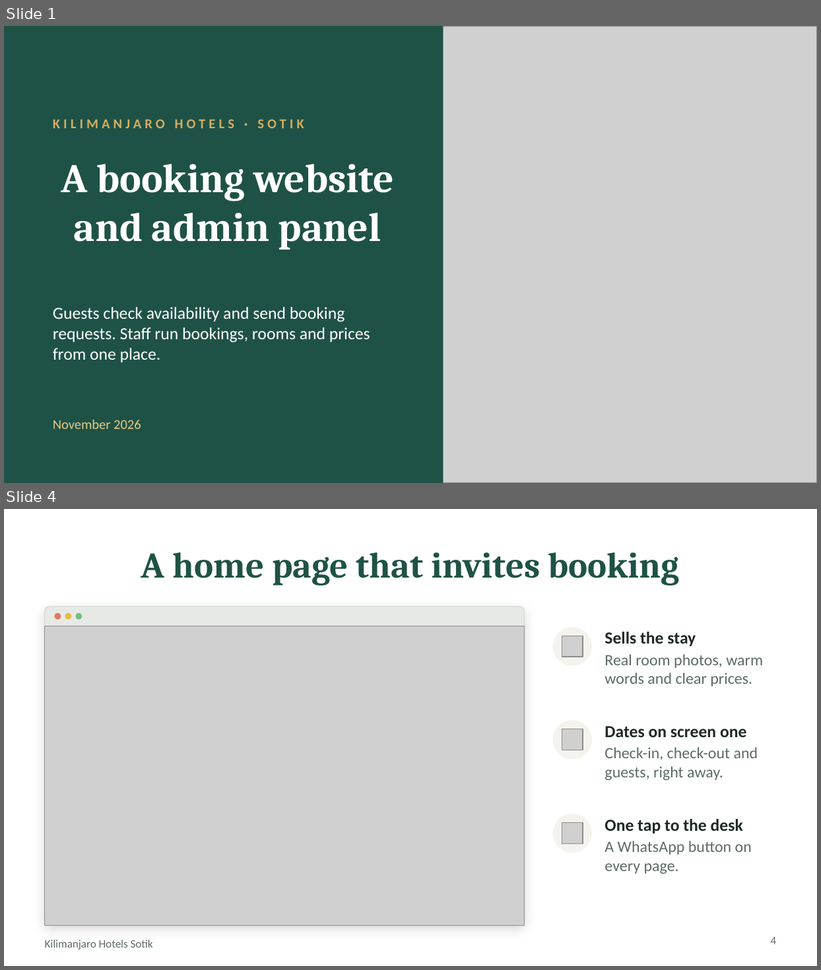
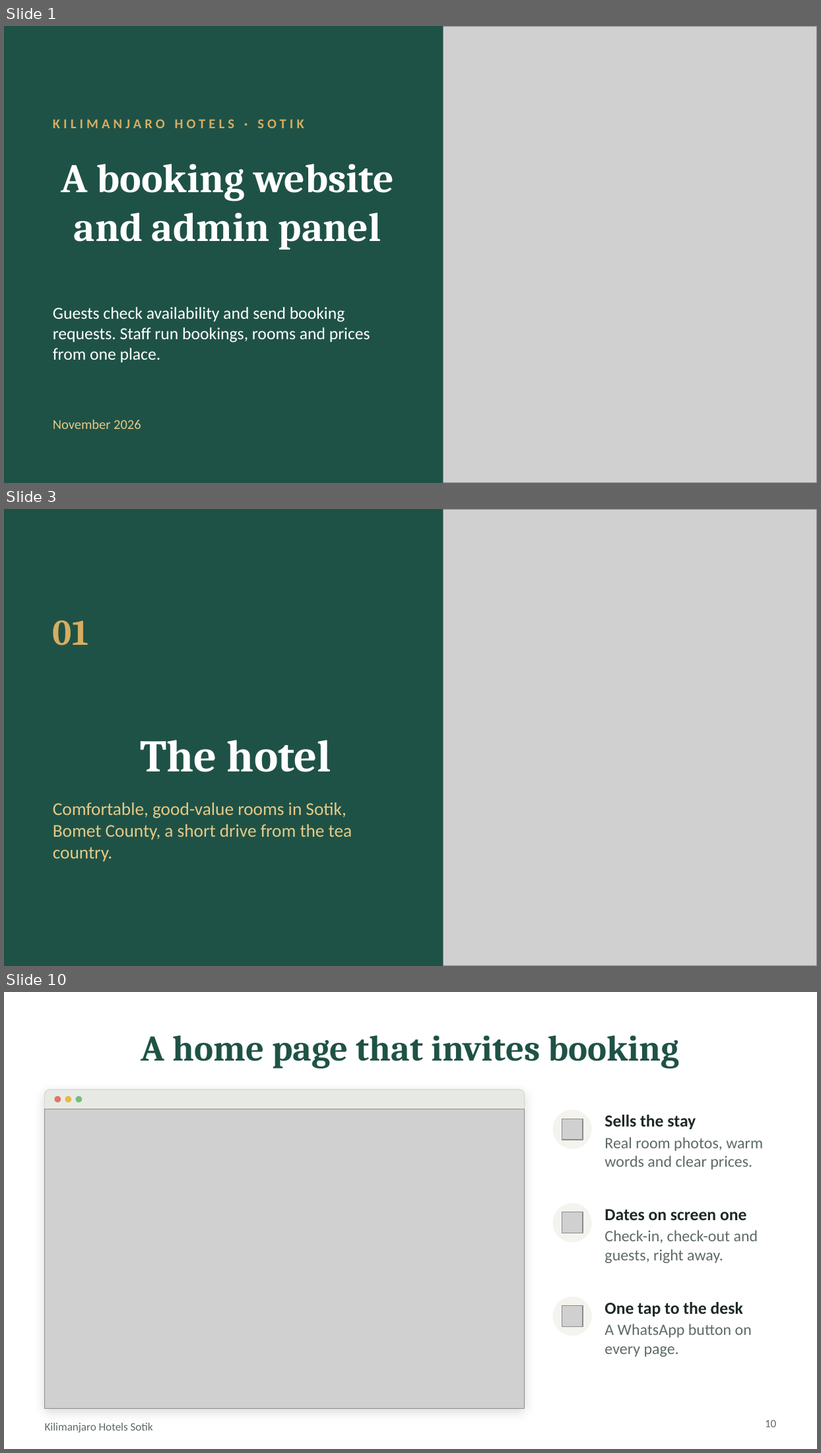
Before and after one commit to hillarymutaik/kilimanjaro-hotels-sotik, a slide deck: presentation/Kilimanjaro Hotels Sotik Pitch-Deck.pptx. Shown one above the other, each under a label of ours: slides 1 and 4 before the commit, slides 1, 3 and 10 after it; the slides between them are not shown. The pictures are 821x970 and 821x1453 pixels, drawn with LibreOffice and Linux fonts; fonts in the diff are those of the drawing; grey boxes stand for pictures. Boxes give left, top, right and bottom in pixels: in the first picture for what was removed or moved away, otherwise in the second. Text is boxed around its words. In the diff, an @@ line names an element or a change of style, - is before the commit and + after.

```diff
--- a/presentation/Kilimanjaro Hotels Sotik Pitch-Deck.pptx
+++ b/presentation/Kilimanjaro Hotels Sotik Pitch-Deck.pptx
@@ slide 3 added at (4,509,817,966), background #1F5246 @@
@@ picture added at (443,509,817,966) @@
@@ text added at (53,621,88,646), 32 pt, text #D6AD62, bold @@
+01
@@ title added at (141,740,331,772), 40 pt, text #FFFFFF, bold @@
+The hotel
@@ text added at (53,803,352,862), 16 pt, text #E5C987 @@
+Comfortable, good-value rooms in Sotik, Bomet County, a short drive from the tea country.
@@ what was slide 4 is now slide 10 @@
@@ page number at (765,1420,776,1428): text changed @@
-4
+10
```
Also in this commit, not shown: 5 slides changed, 6 other slides added.
